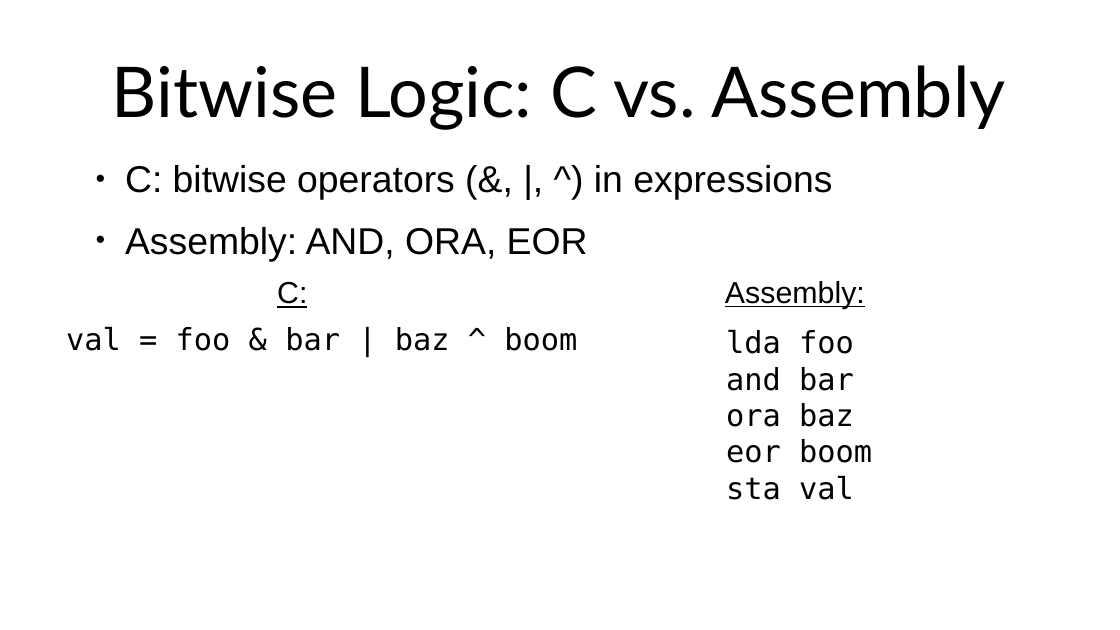
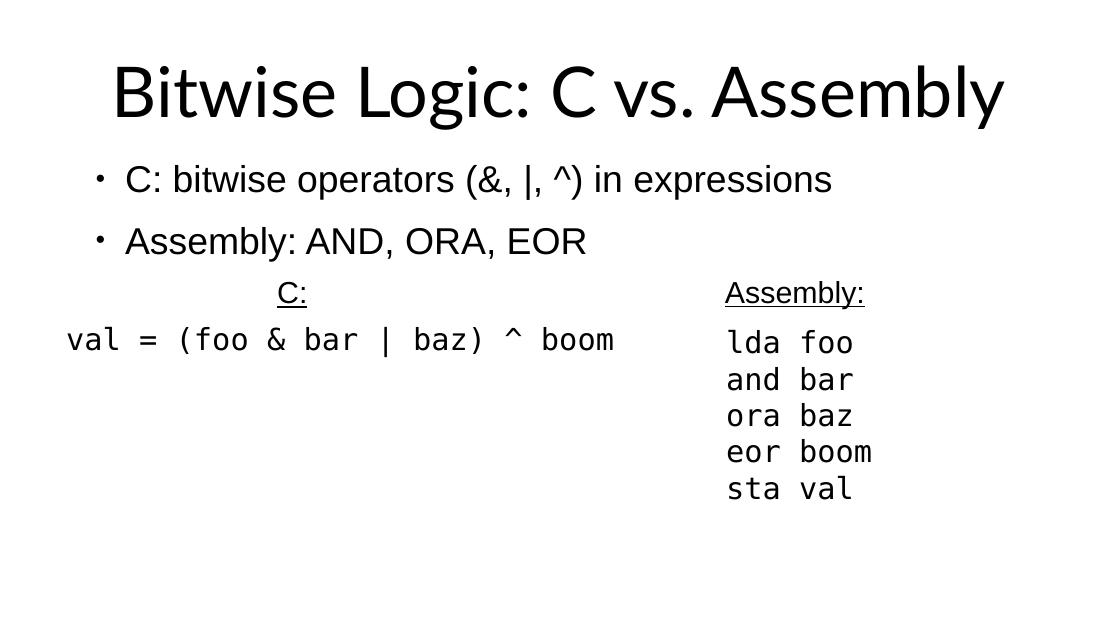
Before and after one commit to SlithyMatt/x16-assembly-tutorial, a slide deck: slide 12 of Lesson4/Lesson4.odp. Drawn at 1120x630 pixels with LibreOffice and Linux fonts; fonts in the diff are those of the drawing. Boxes give left, top, right and bottom in pixels: in the first picture for what was removed or moved away, otherwise in the second. Text is boxed around its words. In the diff, an @@ line names an element or a change of style, - is before the commit and + after.

Commit message:
Fix of Lesson 4, started Lesson 5 slides

```diff
--- a/Lesson4/Lesson4.odp
+++ b/Lesson4/Lesson4.odp
@@ text at [66,326,614,354]: text changed @@
-val = foo & bar | baz ^ boom
+val = (foo & bar | baz) ^ boom
```
Also in this commit, not shown: 1 other file.
